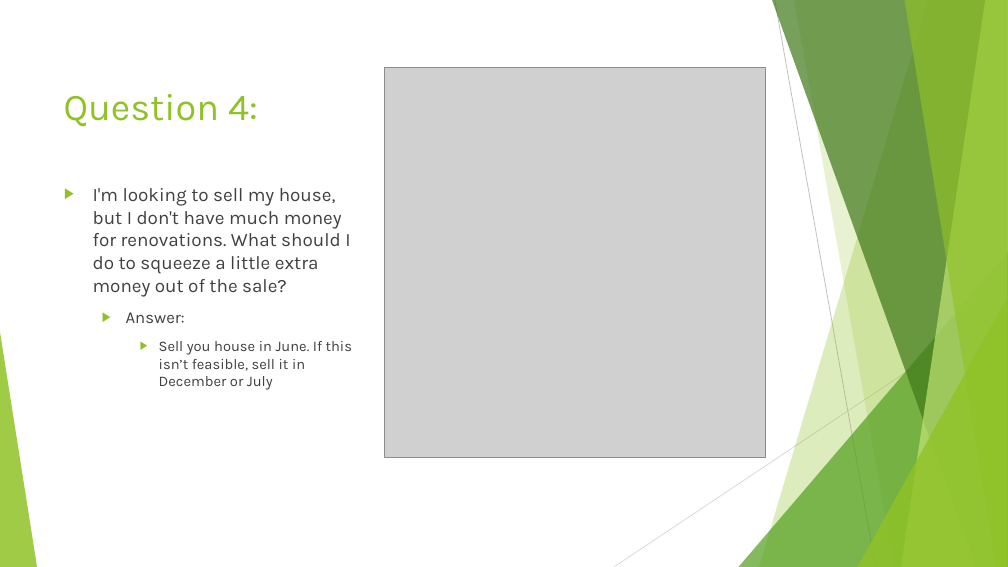
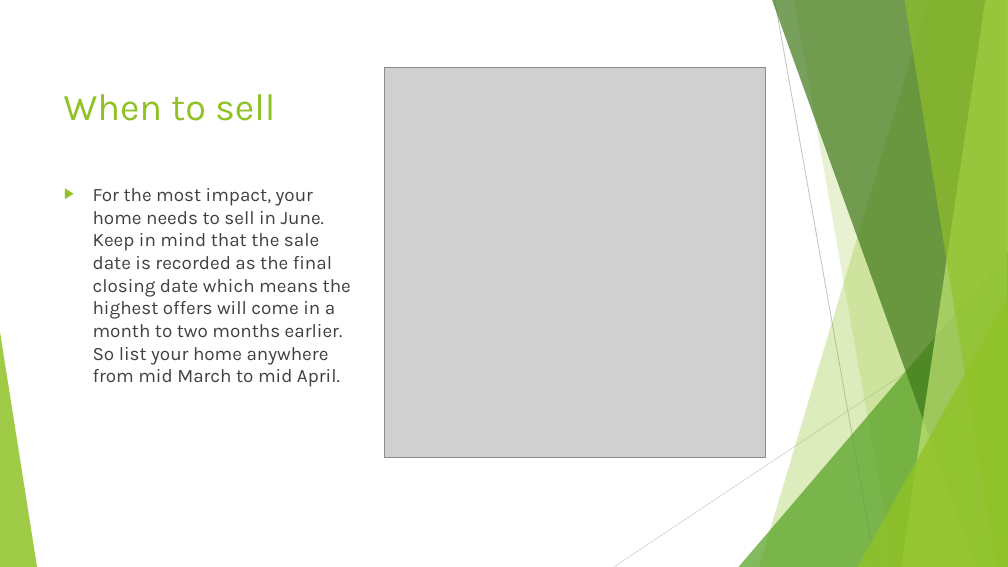
Before and after one commit to minthammock/dsc-mod-2-project-v2-1-onl01-dtsc-pt-041320, a slide deck: slide 8 of Non-Technical.pptx (slide 11 before the commit). Drawn at 1008x567 pixels with LibreOffice and Linux fonts; fonts in the diff are those of the drawing; grey boxes stand for pictures. Boxes give left, top, right and bottom in pixels: in the first picture for what was removed or moved away, otherwise in the second. Text is boxed around its words. In the diff, an @@ line names an element or a change of style, - is before the commit and + after.

```diff
--- a/Non-Technical.pptx
+++ b/Non-Technical.pptx
@@ text at bbox=[64, 94, 275, 121]: text changed @@
-Question 4:
+When to sell
@@ text at bbox=[93, 188, 351, 387]: text changed @@
-▶ I'm looking to sell my house, but I don't have much money for renovations. What should I do to squeeze a little extra money out of the sale?
-  ▶ Answer:
-    ▶ Sell you house in June. If this isn’t feasible, sell it in December or July
+▶ For the most impact, your home needs to sell in June. Keep in mind that the sale date is recorded as the final closing date which means the highest offers will come in a month to two months earlier. So list your home anywhere from mid March to mid April.
```
Also in this commit, not shown: 3 other slides changed, 5 slides added, 6 slides removed, 2 other files.
